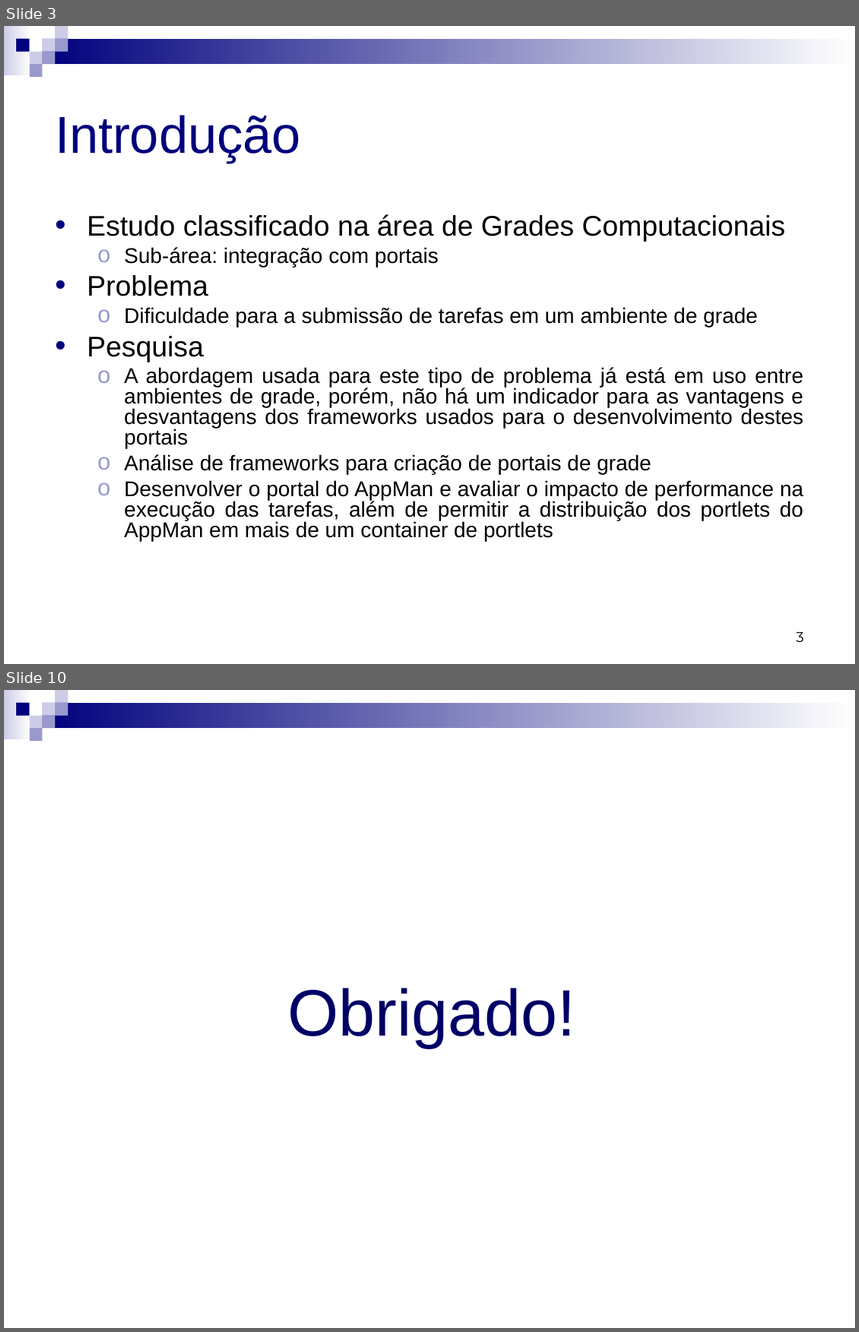
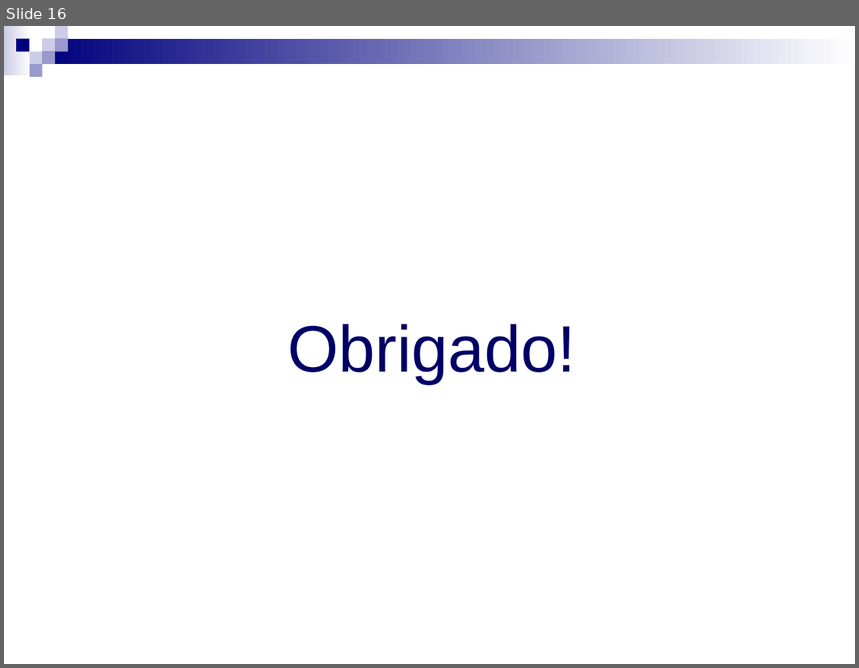
Before and after one commit to micheldavid/tcc-michel, a slide deck: Defesa/Michel David da Costa - Defesa - Apresentação.ppt. Shown one above the other, each under a label of ours: slides 3 and 10 before the commit, slide 16 after it; the slides between them are not shown. The pictures are 859x1332 and 859x668 pixels, drawn with LibreOffice and Linux fonts; fonts in the diff are those of the drawing. Boxes give left, top, right and bottom in pixels: in the first picture for what was removed or moved away, otherwise in the second. Text is boxed around its words. In the diff, an @@ line names an element or a change of style, - is before the commit and + after.

```diff
--- a/Defesa/Michel David da Costa - Defesa - Apresentação.ppt
+++ b/Defesa/Michel David da Costa - Defesa - Apresentação.ppt
@@ slide 3 removed at (4,26,855,664), background #FFFFFF; not listed: 9 template elements that a slide beside it also shows @@
@@ title removed at (55,115,300,162) @@
-Introdução
@@ text removed at (87,214,804,541) @@
-• Estudo classificado na área de Grades Computacionais
-  ο Sub-área: integração com portais
-• Problema
-  ο Dificuldade para a submissão de tarefas em um ambiente de grade
-• Pesquisa
-  ο A abordagem usada para este tipo de problema já está em uso entre ambientes de grade, porém, não há um indicador para as vantagens e desvantagens dos frameworks usados para o desenvolvimento destes portais
-  ο Análise de frameworks para criação de portais de grade
-  ο Desenvolver o portal do AppMan e avaliar o impacto de performance na execução das tarefas, além de permitir a distribuição dos portlets do AppMan em mais de um container de portlets
@@ page number removed at (796,632,804,642) @@
-3
@@ what was slide 10 is now slide 16 @@
```
Also in this commit, not shown: 4 slides changed, 17 slides added, 6 other slides removed, 1 other file.
